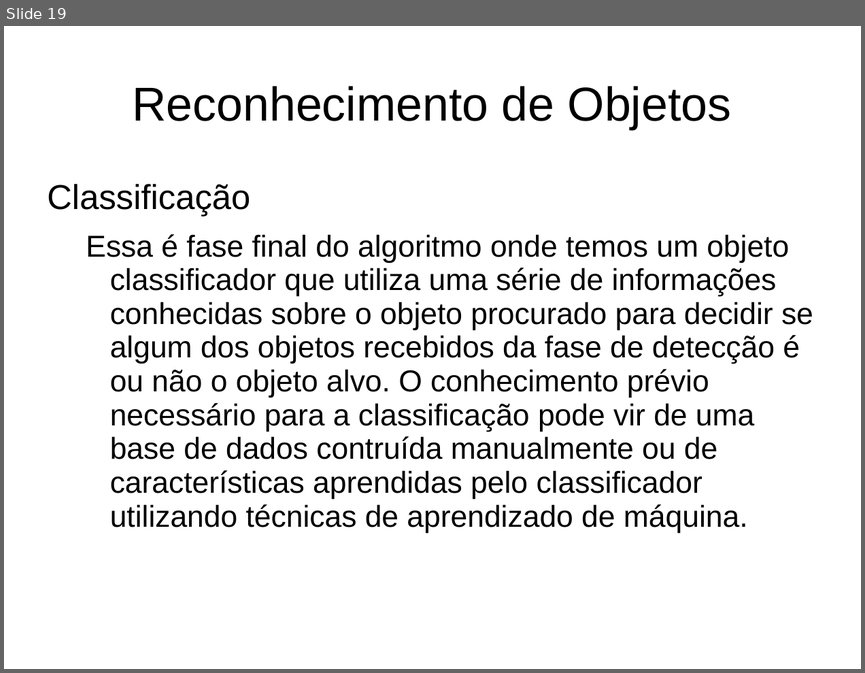
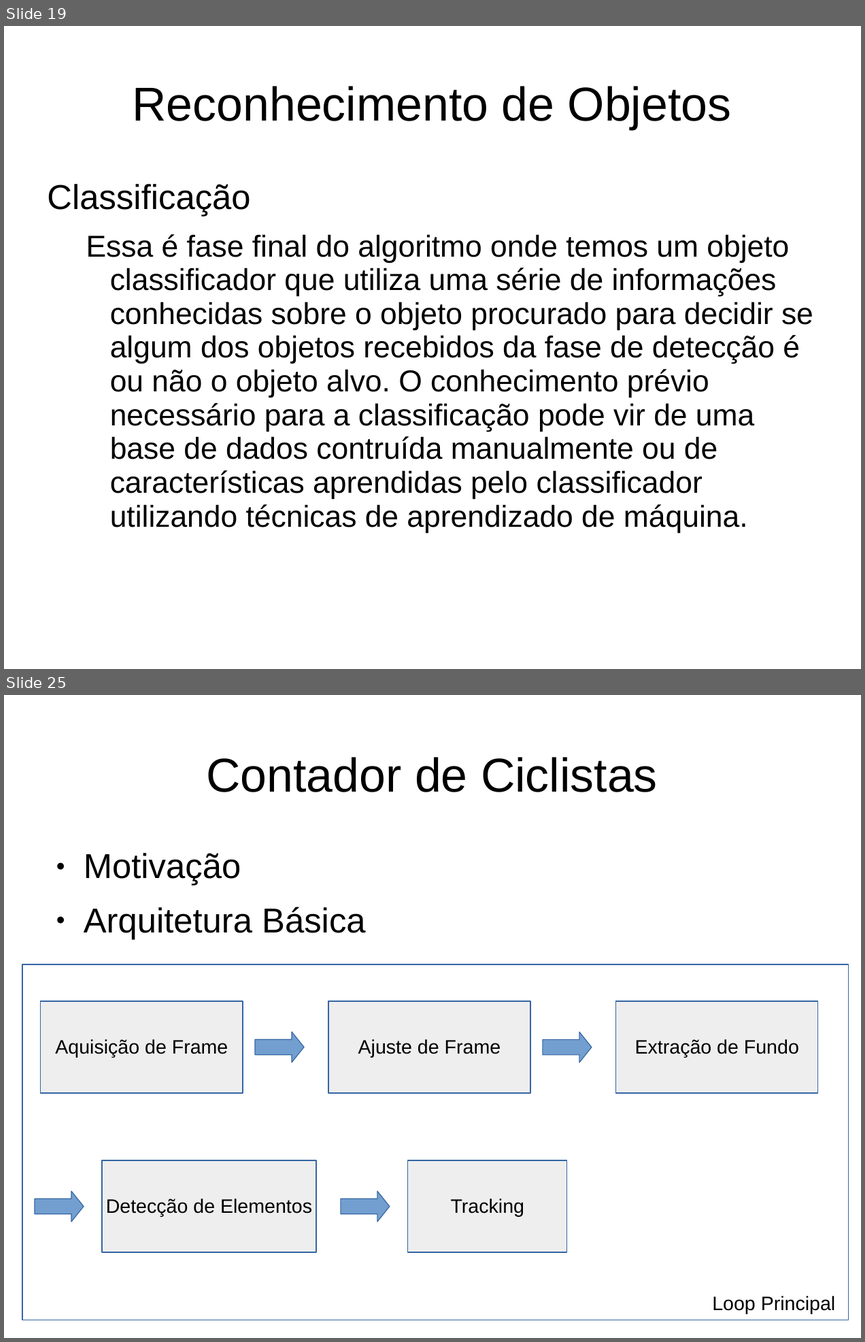
Before and after one commit to Wedeueis/Vis-o-Computacional-SPTW, a slide deck: VC_slideshow.ppt. Shown one above the other, each under a label of ours: slide 19 before the commit, slides 19 and 25 after it; the slides between them are not shown. The pictures are 865x673 and 865x1342 pixels, drawn with LibreOffice and Linux fonts; fonts in the diff are those of the drawing. Boxes give left, top, right and bottom in pixels: in the first picture for what was removed or moved away, otherwise in the second. Text is boxed around its words. In the diff, an @@ line names an element or a change of style, - is before the commit and + after.

```diff
--- a/VC_slideshow.ppt
+++ b/VC_slideshow.ppt
@@ slide 25 added at (x1=4, y1=695, x2=861, y2=1338), background #FFFFFF @@
@@ title added at (x1=207, y1=757, x2=657, y2=792), 44 pt, text #000000 @@
+Contador de Ciclistas
@@ text added at (x1=84, y1=853, x2=365, y2=939), 32 pt, text #000000 @@
+● Motivação
+● Arquitetura Básica
@@ rectangle added at (x1=22, y1=965, x2=849, y2=1320), fill #FFFFFF, outline #3465A4 0.74 pt @@
@@ rectangle added at (x1=41, y1=1001, x2=243, y2=1093), fill #EEEEEE, outline #3465A4 0.74 pt, 18 pt, text #000000 @@
+Aquisição de Frame
@@ rectangle added at (x1=328, y1=1001, x2=530, y2=1093), fill #EEEEEE, outline #3465A4 0.74 pt, 18 pt, text #000000 @@
+Ajuste de Frame
@@ rectangle added at (x1=616, y1=1001, x2=818, y2=1093), fill #EEEEEE, outline #3465A4 0.74 pt, 18 pt, text #000000 @@
+Extração de Fundo
@@ right arrow added at (x1=255, y1=1032, x2=304, y2=1062), fill #729FCF, outline #3465A4 0.74 pt @@
@@ right arrow added at (x1=543, y1=1032, x2=592, y2=1062), fill #729FCF, outline #3465A4 0.74 pt @@
@@ rectangle added at (x1=102, y1=1160, x2=317, y2=1252), fill #EEEEEE, outline #3465A4 0.74 pt, 18 pt, text #000000 @@
+Detecção de Elementos
@@ rectangle added at (x1=409, y1=1160, x2=568, y2=1252), fill #EEEEEE, outline #3465A4 0.74 pt, 18 pt, text #000000 @@
+Tracking
@@ right arrow added at (x1=35, y1=1191, x2=84, y2=1221), fill #729FCF, outline #3465A4 0.74 pt @@
@@ right arrow added at (x1=341, y1=1191, x2=390, y2=1221), fill #729FCF, outline #3465A4 0.74 pt @@
@@ text added at (x1=712, y1=1295, x2=835, y2=1313), 18 pt, text #000000 @@
+Loop Principal
```
Also in this commit, not shown: 1 slide changed, 7 other slides added, 4 other files.
